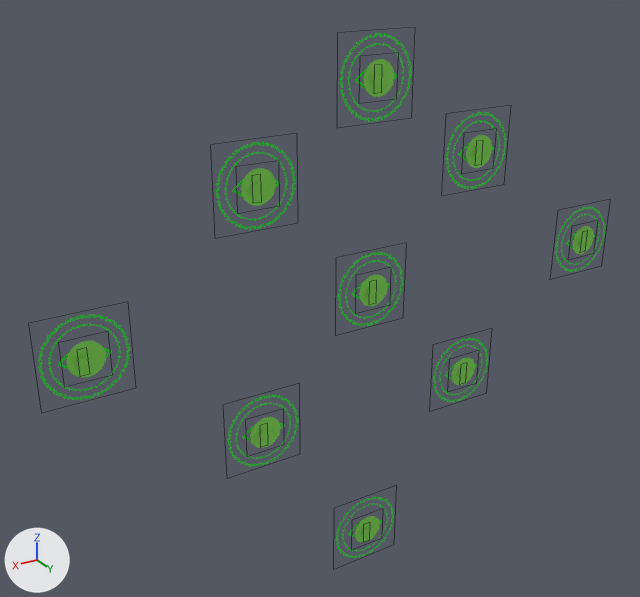
Two versions of the FBX model Final_Mission/Rucid_witch/Reqid_Witch/Assets/Model/line/vise_logic.FBX, one commit apart.
Rendered twice from a camera (50 mm lens) standing at (5.6, 8.14, 4.1) and looking at (0.48, -0.4, -0.17). Arrows for +X, +Y and +Z are at lower left; the lights stay in place. Mesh edges are drawn as thin lines. Where no turn or scale is listed for an object, it has been applied to the vertices.

Script lines for the objects in view, before the commit:
```python
ob_line = bpy.data.objects.new('line', me_mesh_002)
ob_line.location = (0.0, 0.1, 0.0)
ob_line01 = bpy.data.objects.new('line01', me_mesh_004)
ob_line01.location = (0.0, 0.1, 2.5)
ob_line02 = bpy.data.objects.new('line02', me_mesh_009)
ob_line02.location = (1.5, 0.1, 1.5)
ob_line03 = bpy.data.objects.new('line03', me_mesh_018)
ob_line03.location = (3.5, 0.1, 0.0)
ob_line04 = bpy.data.objects.new('line04', me_mesh_014)
ob_line04.location = (1.5, 0.1, -1.5)
ob_line05 = bpy.data.objects.new('line05', me_mesh_024)
ob_line05.location = (0.0, 0.1, -3.5)
ob_line06 = bpy.data.objects.new('line06', me_mesh_013)
ob_line06.location = (-1.5, 0.1, -1.5)
ob_line08 = bpy.data.objects.new('line08', me_mesh_006)
ob_line08.location = (-1.5, 0.1, 1.5)
ob_point03 = bpy.data.objects.new('point03', me_mesh_019)
ob_point03.location = (3.5, 0.05, 0.0)
# me_mesh_014
# before: 0 (0.0, 0.0, 0.15) at pixel (267, 423), 1 (0.0, 0.0, -0.15) at pixel (267, 445), 2 (0.1, 0.0, 0.15) at pixel (259, 425), 3 (0.1, 0.0, -0.15) at pixel (260, 447)
# me_mesh_009
# before: 0 (0.0, 0.0, 0.15) at pixel (260, 174), 1 (0.0, 0.0, -0.15) at pixel (261, 202), 2 (0.1, 0.0, 0.15) at pixel (251, 175), 3 (0.1, 0.0, -0.15) at pixel (252, 203)
# me_mesh_018
# before: 0 (0.0, 0.0, 0.15) at pixel (86, 347), 1 (0.0, 0.0, -0.15) at pixel (89, 374), 2 (0.1, 0.0, 0.15) at pixel (76, 350), 3 (0.1, 0.0, -0.15) at pixel (79, 376)
# also in view: 'point01' at (0.0, 0.05, 2.5); 'circle03' at (3.5, 0.0, 0.0); 'point02' at (1.5, 0.05, 1.5); 'circle' at (0.0, 0.0, 0.0); 'circle02' at (1.5, 0.0, 1.5)
```
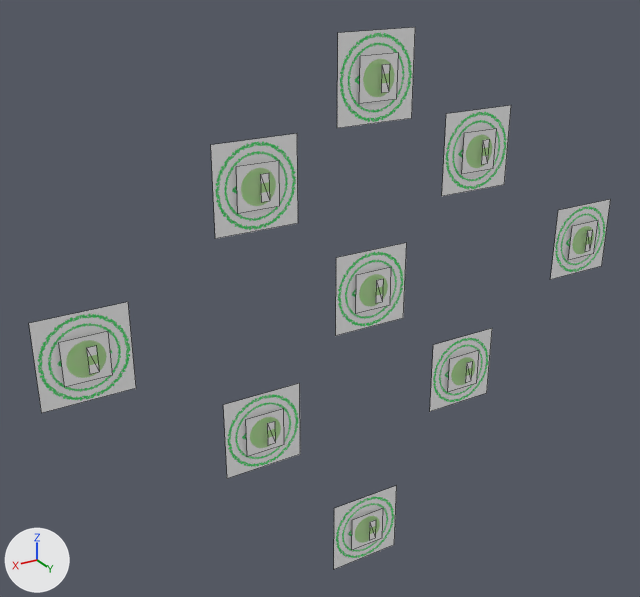
Location of each change, [x1, y1, x2, y2] in pixels of the pictures (640 x 597 px):
'circle03', surface changed
    both: [29, 302, 136, 413]
'circle02', surface changed
    both: [211, 134, 298, 239]
'circle01', surface changed
    both: [337, 27, 415, 128]
'circle04', surface changed
    both: [223, 383, 300, 478]
'circle', surface changed
    both: [336, 243, 407, 336]
'circle08', surface changed
    both: [442, 105, 511, 196]
'circle06', surface changed
    both: [430, 328, 492, 412]
'circle05', surface changed
    both: [334, 485, 397, 569]
'circle07', surface changed
    both: [550, 199, 611, 280]
'point03', surface changed
    both: [59, 332, 113, 387]
'point02', surface changed
    both: [236, 161, 280, 214]
'point01', surface changed
    both: [359, 53, 399, 104]
'point04', surface changed
    both: [246, 409, 284, 456]
'point', surface changed
    both: [356, 267, 391, 314]
'point08', surface changed
    both: [462, 129, 497, 174]
'point06', surface changed
    both: [448, 351, 479, 392]
'point05', surface changed
    both: [352, 508, 383, 550]
'point07', surface changed
    both: [568, 220, 598, 260]
'line03', surface changed, reshaped
    before: [78, 357, 89, 368]
    after: [87, 346, 99, 374]
'line02', surface changed, reshaped
    before: [252, 184, 261, 194]
    after: [260, 173, 270, 202]
'line01', surface changed
    both: [374, 64, 390, 93]
'line04', surface changed, reshaped
    before: [260, 431, 268, 440]
    after: [267, 421, 275, 445]
'line', surface changed
    both: [369, 279, 383, 303]
'line08', surface changed
    both: [475, 139, 489, 164]
'line06', surface changed
    both: [460, 361, 472, 383]
'line05', surface changed
    both: [363, 520, 376, 540]
'line07', surface changed
    both: [580, 230, 592, 251]

Edits to the bpy script that builds the scene:
```text
Change img_j_001_02_png:
    img_j_001_02_png: load_image('j_001_02.png', 'j_001_02.png', 500, 500, 'sRGB') -> load_image('j_001_02.png', 'j_001_02.png', 500, 500, 'Non-Color')
Change img_j_001_03_png:
    img_j_001_03_png: load_image('j_001_03.png', 'j_001_03.png', 100, 100, 'sRGB') -> load_image('j_001_03.png', 'j_001_03.png', 100, 100, 'Non-Color')
Change img_001_png:
    img_001_png: load_image('001.png', '001.png', 150, 150, 'sRGB') -> load_image('001.png', '001.png', 150, 150, 'Non-Color')
Change mat_01___default:
    add n3 = _N.new('ShaderNodeTexImage'); n3.name = 'Image Texture.001'
    add n3.image = img_j_001_02_png
    where n2 = _N.new('ShaderNodeTexImage'); n2.name = 'Image Texture'
    where n0 = _N.new('ShaderNodeBsdfPrincipled'); n0.name = 'Principled BSDF'
    remove _L.new(n2.outputs[1], n0.inputs[4])  # 'Alpha' to 'Alpha'
    add _L.new(n3.outputs[0], n0.inputs[4])  # 'Color' to 'Alpha'
Change mat_02___default:
    add n3 = _N.new('ShaderNodeTexImage'); n3.name = 'Image Texture.001'
    add n3.image = img_j_001_03_png
    where n2 = _N.new('ShaderNodeTexImage'); n2.name = 'Image Texture'
    where n0 = _N.new('ShaderNodeBsdfPrincipled'); n0.name = 'Principled BSDF'
    remove _L.new(n2.outputs[1], n0.inputs[4])  # 'Alpha' to 'Alpha'
    add _L.new(n3.outputs[0], n0.inputs[4])  # 'Color' to 'Alpha'
Change me_mesh_014:
    used by ob_line04; location = (1.5, 0.1, -1.5)
    verts and faces of me_mesh_014; kept vertices keep their numbers, new ones are numbered from 4
    remove me_mesh_014.from_pydata(...)  # 4 vertices, 1 face; spans x 0.0..0.1, y 0.0, z -0.15..0.15
    add me_mesh_014.from_pydata(...)  # 4 vertices, 2 faces; spans x -0.1..0.0, y 0.0, z -0.15..0.15
    me_mesh_014 part 2
    add delete_vertices([2, 3])  # with the faces that use them
    add verts[4] = (-0.1, 0.0, 0.15)  # pixel (274, 421)
    add verts[5] = (-0.1, 0.0, -0.15)  # pixel (275, 442)
    add faces += [(0, 4, 5), (0, 5, 1)]
Change me_mesh_009:
    used by ob_line02; location = (1.5, 0.1, 1.5)
    verts and faces of me_mesh_009; kept vertices keep their numbers, new ones are numbered from 4
    remove me_mesh_009.from_pydata(...)  # 4 vertices, 1 face; spans x 0.0..0.1, y 0.0, z -0.15..0.15
    add me_mesh_009.from_pydata(...)  # 4 vertices, 2 faces; spans x -0.1..0.0, y 0.0, z -0.15..0.15
    me_mesh_009 part 3
    add delete_vertices([2, 3])  # with the faces that use them
    add verts[4] = (-0.1, 0.0, 0.15)  # pixel (268, 172)
    add verts[5] = (-0.1, 0.0, -0.15)  # pixel (269, 200)
    add faces += [(0, 4, 5), (0, 5, 1)]
Change me_mesh_018:
    used by ob_line03; location = (3.5, 0.1, 0.0)
    verts and faces of me_mesh_018; kept vertices keep their numbers, new ones are numbered from 4
    remove me_mesh_018.from_pydata(...)  # 4 vertices, 1 face; spans x 0.0..0.1, y 0.0, z -0.15..0.15
    add me_mesh_018.from_pydata(...)  # 4 vertices, 2 faces; spans x -0.1..0.0, y 0.0, z -0.15..0.15
    me_mesh_018 part 1
    add delete_vertices([2, 3])  # with the faces that use them
    add verts[4] = (-0.1, 0.0, 0.15)  # pixel (96, 345)
    add verts[5] = (-0.1, 0.0, -0.15)  # pixel (99, 371)
    add faces += [(0, 4, 5), (0, 5, 1)]
```
